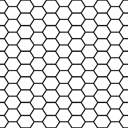
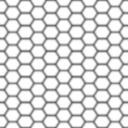
Revision of a layered 128x128 image; what changed, layer by layer:
painted on "Layer 2" over (x1=0, y1=0, x2=128, y2=128)
